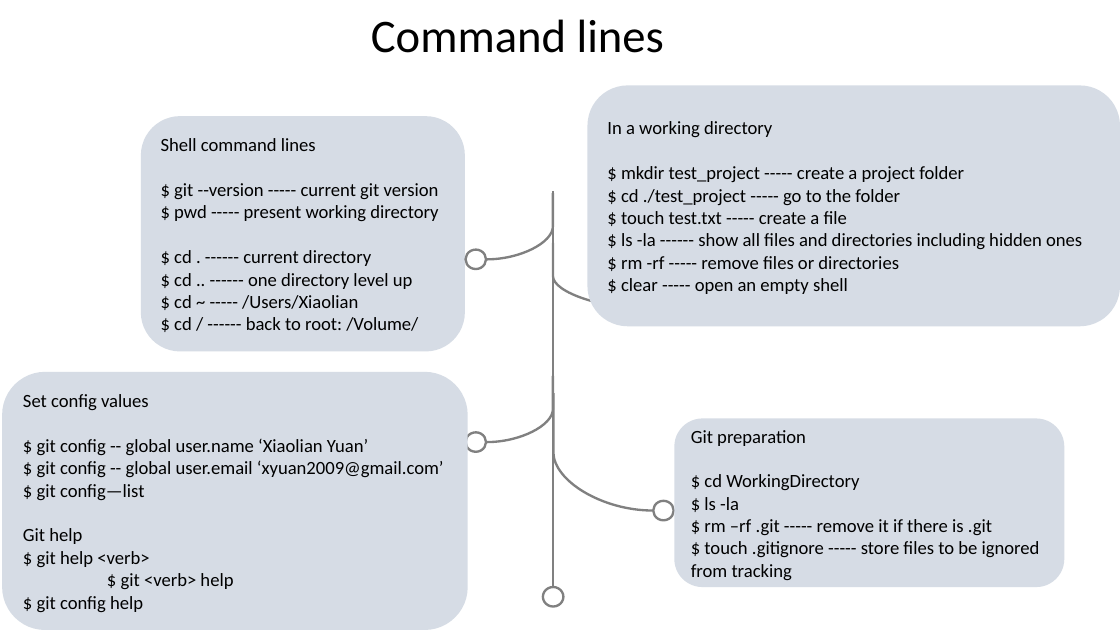
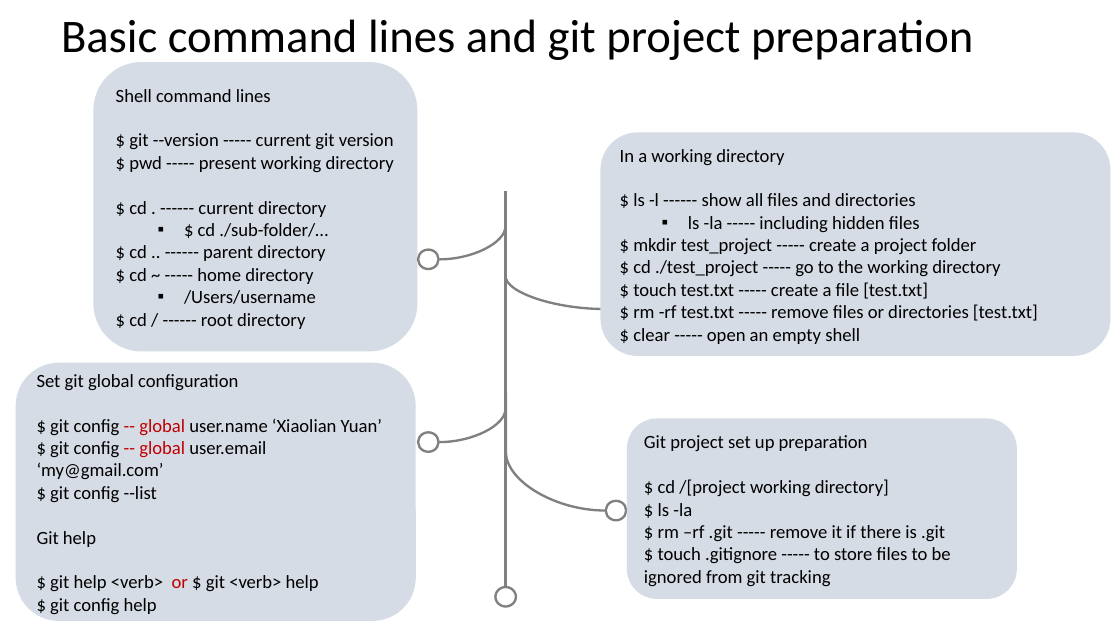
Before and after one commit to xlyuan2018/git_github_tutorial, a slide deck: slide 6 of Git_GitHub.pptx (slide 4 before the commit). Drawn at 1120x630 pixels with LibreOffice and Linux fonts; fonts in the diff are those of the drawing. Boxes give left, top, right and bottom in pixels: in the first picture for what was removed or moved away, otherwise in the second. Text is boxed around its words. In the diff, an @@ line names an element or a change of style, - is before the commit and + after.

Commit message:
test branch

```diff
--- a/Git_GitHub.pptx
+++ b/Git_GitHub.pptx
@@ title at bbox=[61, 19, 973, 64]: text changed @@
-Command lines
+Basic command lines and git project preparation
@@ rounded rectangle "Shell command lines": place and size @@
-rounded rectangle "Shell command lines" at bbox=[141, 116, 465, 351]
+rounded rectangle "Shell command lines" at bbox=[93, 62, 418, 351]
@@ rounded rectangle "In a working directory": place and size @@
-rounded rectangle "In a working directory" at bbox=[587, 86, 1120, 327]
+rounded rectangle "In a working directory" at bbox=[601, 133, 1111, 356]
@@ text in rounded rectangle at bbox=[633, 193, 920, 232]: paragraphs added @@
+$ ls -l ------ show all files and directories
+  ▪ ls -la ----- including hidden files
@@ text in rounded rectangle at bbox=[129, 223, 328, 329]: text changed @@
-$ cd .. ------ one directory level up
-$ cd ~ ----- /Users/Xiaolian
-$ cd / ------ back to root: /Volume/
+  ▪ $ cd ./sub-folder/…
+$ cd .. ------ parent directory
+$ cd ~ ----- home directory
+  ▪ /Users/username
+$ cd / ------ root directory
@@ text in rounded rectangle at bbox=[633, 260, 1038, 321]: text changed @@
-$ cd ./test_project ----- go to the folder
-$ touch test.txt ----- create a file
-$ ls -la ------ show all files and directories including hidden ones
-$ rm -rf ----- remove files or directories
+$ cd ./test_project ----- go to the working directory
+$ touch test.txt ----- create a file [test.txt]
+$ rm -rf test.txt ----- remove files or directories [test.txt]
@@ rounded rectangle "Set git global configuration": place and size @@
-rounded rectangle "Set git global configuration" at bbox=[3, 372, 468, 630]
+rounded rectangle "Set git global configuration" at bbox=[16, 363, 416, 621]
@@ text in rounded rectangle at bbox=[37, 374, 238, 390]: text changed @@
-Set config values
+Set git global configuration
@@ 3 ellipses, 3 curved lines: place and size @@
-3 ellipses, 3 curved lines at bbox=[465, 193, 652, 607]
+3 ellipses, 3 curved lines at bbox=[418, 193, 605, 607]
@@ text in rounded rectangle at bbox=[50, 418, 382, 435]: text colour #000000 to #C00000 in "-- global" @@
@@ rounded rectangle "Git project set up preparation": place and size @@
-rounded rectangle "Git project set up preparation" at bbox=[675, 418, 1065, 587]
+rounded rectangle "Git project set up preparation" at bbox=[627, 418, 1017, 599]
@@ text in rounded rectangle at bbox=[37, 441, 266, 502]: text changed @@
-$ git config -- global user.email ‘xyuan2009@gmail.com’
-$ git config—list
+$ git config -- global user.email ‘my@gmail.com’
+$ git config --list
@@ text in rounded rectangle at bbox=[644, 435, 889, 496]: text changed @@
-Git preparation
-$ cd WorkingDirectory
+Git project set up preparation
+$ cd /[project working directory]
@@ 1 line, 1 curved line, 1 ellipse: place and size @@
-1 line, 1 curved line, 1 ellipse at bbox=[554, 191, 674, 588]
+1 line, 1 curved line, 1 ellipse at bbox=[506, 191, 626, 588]
@@ text in rounded rectangle at bbox=[644, 547, 951, 586]: text changed @@
-$ touch .gitignore ----- store files to be ignored from tracking
+$ touch .gitignore ----- to store files to be ignored from git tracking
@@ text in rounded rectangle at bbox=[50, 575, 319, 591]: text changed @@
-$ git help <verb>
-$ git <verb> help
+$ git help <verb> or $ git <verb> help
```
Also in this commit, not shown: 17 other slides changed, 1 slide added, 5 slides removed, 2 other files.
